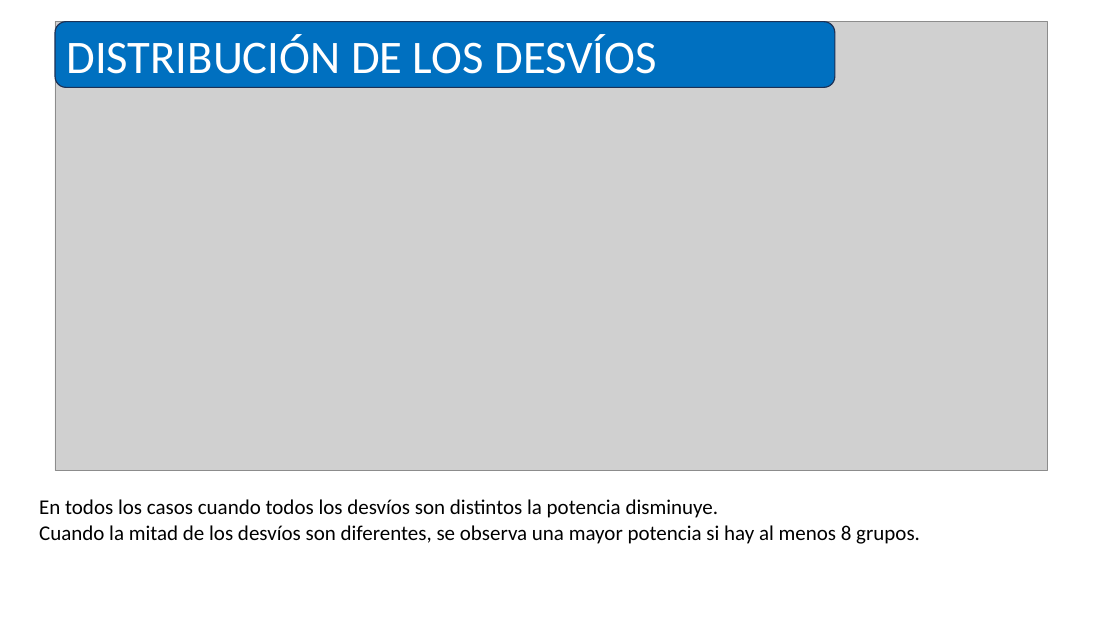
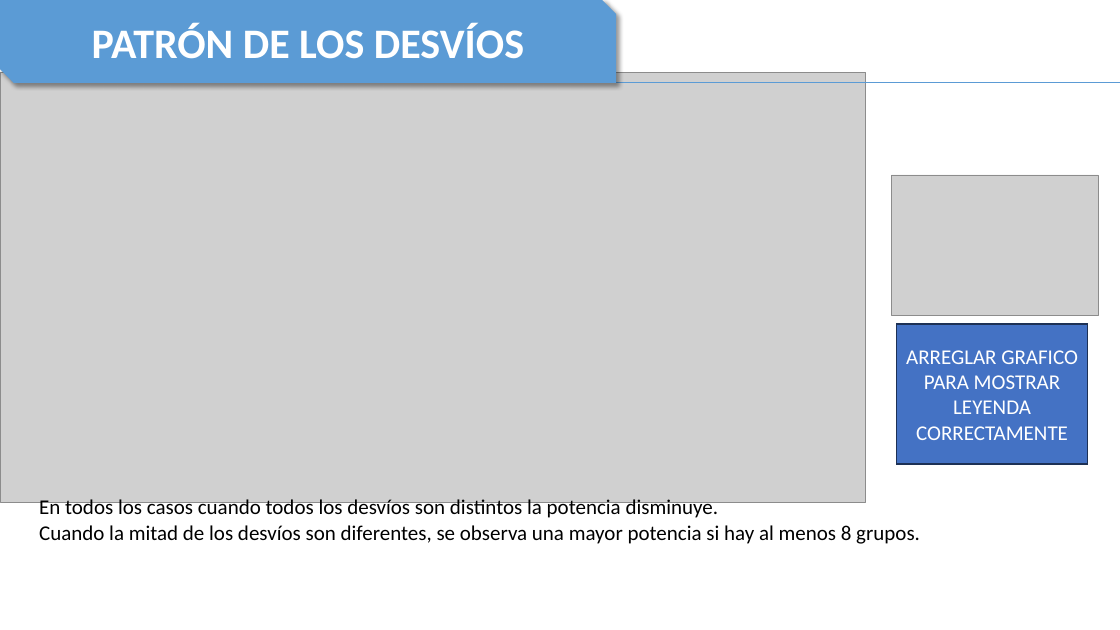
Before and after one commit to TheNaranjero/sae-2026, a slide deck: slide 14 of Presentation1.pptx (slide 10 before the commit). Drawn at 1120x630 pixels with LibreOffice and Linux fonts; fonts in the diff are those of the drawing; grey boxes stand for pictures. Boxes give left, top, right and bottom in pixels: in the first picture for what was removed or moved away, otherwise in the second. Text is boxed around its words. In the diff, an @@ line names an element or a change of style, - is before the commit and + after.

```diff
--- a/Presentation1.pptx
+++ b/Presentation1.pptx
@@ snip diag rect "PATRÓN DE LOS DESVÍOS": place and size @@
-snip diag rect "PATRÓN DE LOS DESVÍOS" at [55,22,834,87]
+snip diag rect "PATRÓN DE LOS DESVÍOS" at [0,0,616,83]
@@ snip diag rect "PATRÓN DE LOS DESVÍOS" at [0,0,616,83]: rounded rectangle to snip diag rect; fill #0070C0 to #5B9BD5; outline #1E3256 1 pt to none; shadow on @@
@@ text in snip diag rect at [92,23,524,59]: text changed; size 40 to 36 pt; bold on @@
-DISTRIBUCIÓN DE LOS DESVÍOS
+PATRÓN DE LOS DESVÍOS
@@ picture: place and size @@
-picture at [55,22,1047,471]
+picture at [0,72,866,502]
@@ line added from (19, 82) to (1120, 82), #5B9BD5 0.5 pt @@
@@ picture added at [892,175,1099,315] @@
@@ rectangle added at [897,324,1088,465], fill #4472C4, outline #1E3256 1 pt, 18 pt, text #FFFFFF @@
+ARREGLAR GRAFICO PARA MOSTRAR LEYENDA CORRECTAMENTE
```
Also in this commit, not shown: 7 other slides changed, 9 slides added, 4 slides removed, 9 other files.
